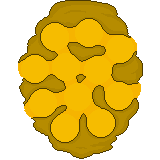
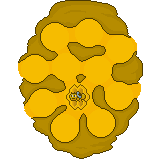
Two versions of the same layered image (160×160). Layer-by-layer changes:
showed group "Baby house" (2 layers) over (66, 84, 90, 110)
